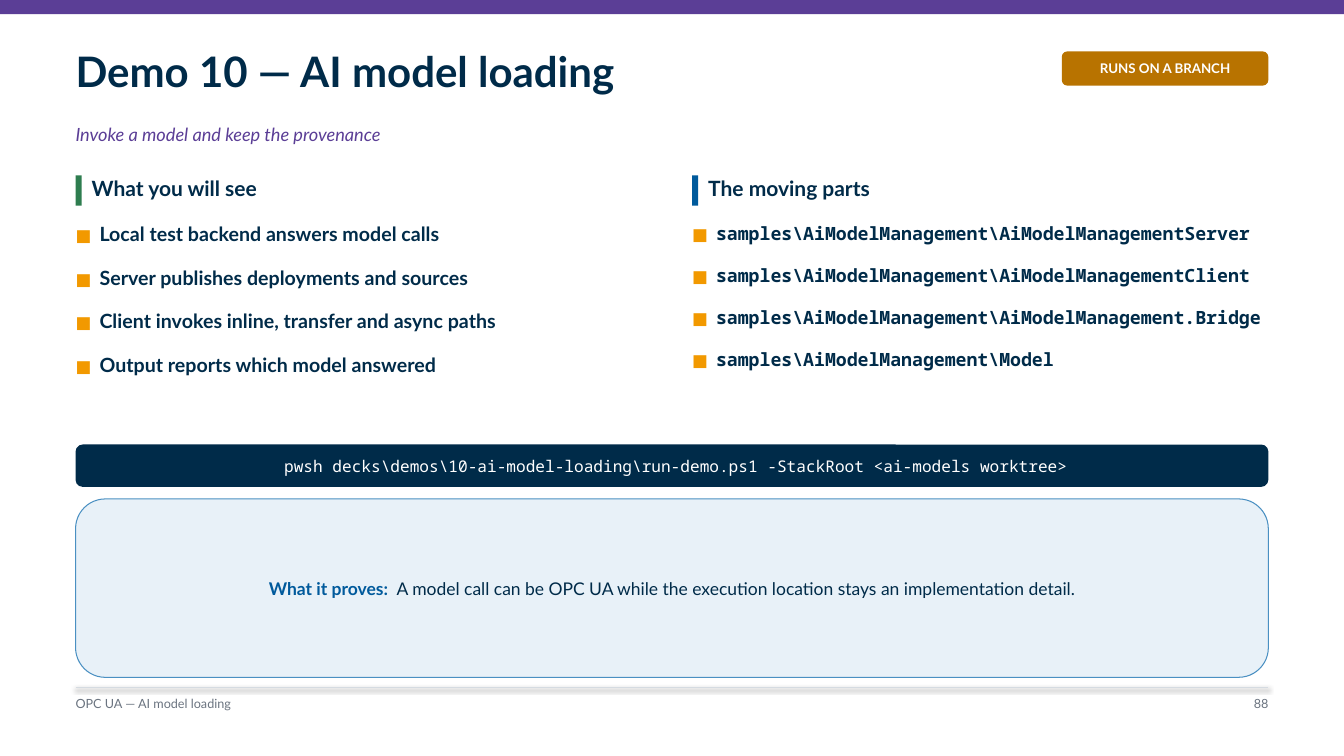
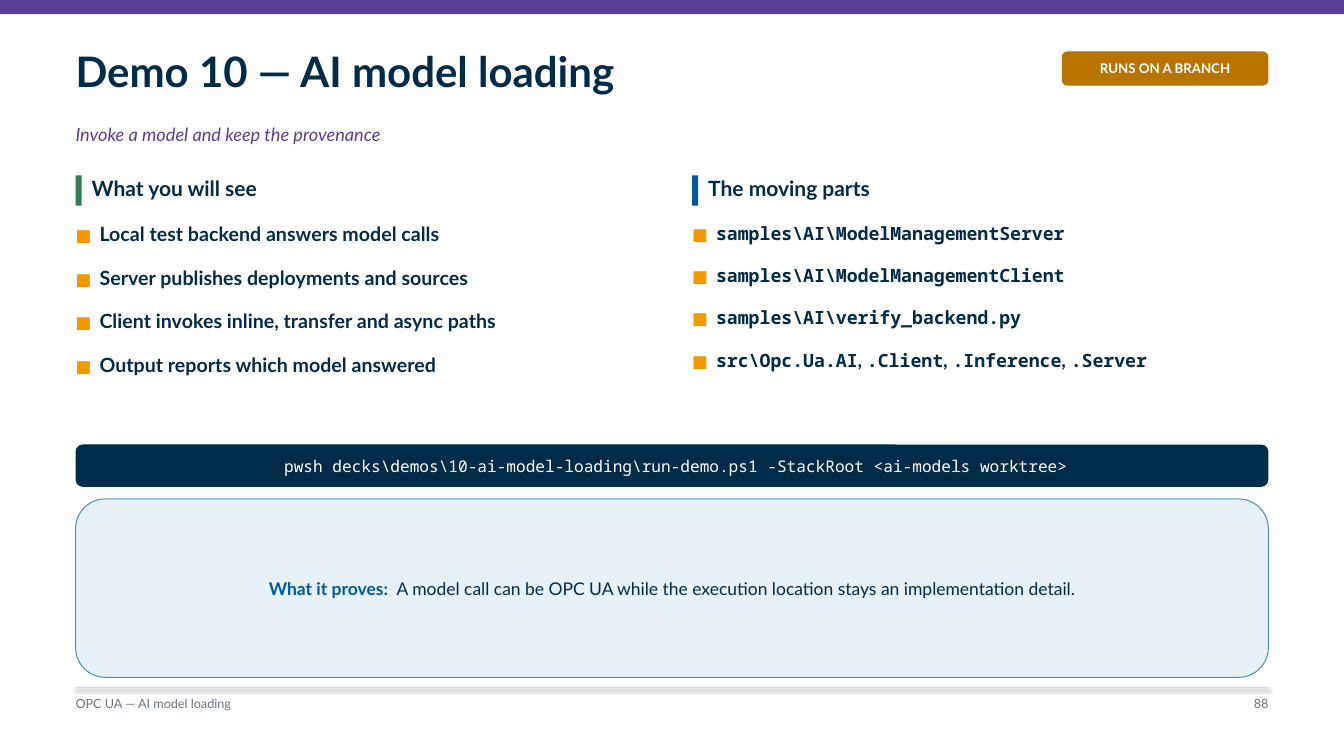
Before and after one commit to marcschier/opcua-drafts, a slide deck: slide 88 of decks/OPC-UA-Drafts-Overview.pptx. Drawn at 1344x756 pixels with LibreOffice and Linux fonts; fonts in the diff are those of the drawing. Boxes give left, top, right and bottom in pixels: in the first picture for what was removed or moved away, otherwise in the second. Text is boxed around its words. In the diff, an @@ line names an element or a change of style, - is before the commit and + after.

```diff
--- a/decks/OPC-UA-Drafts-Overview.pptx
+++ b/decks/OPC-UA-Drafts-Overview.pptx
@@ text at (716, 226, 1147, 372): text changed @@
-■ samples\AiModelManagement\AiModelManagementServer
-■ samples\AiModelManagement\AiModelManagementClient
-■ samples\AiModelManagement\AiModelManagement.Bridge
-■ samples\AiModelManagement\Model
+■ samples\AI\ModelManagementServer
+■ samples\AI\ModelManagementClient
+■ samples\AI\verify_backend.py
+■ src\Opc.Ua.AI, .Client, .Inference, .Server
```
Also in this commit, not shown: 7 other slides changed, 11 other files.
